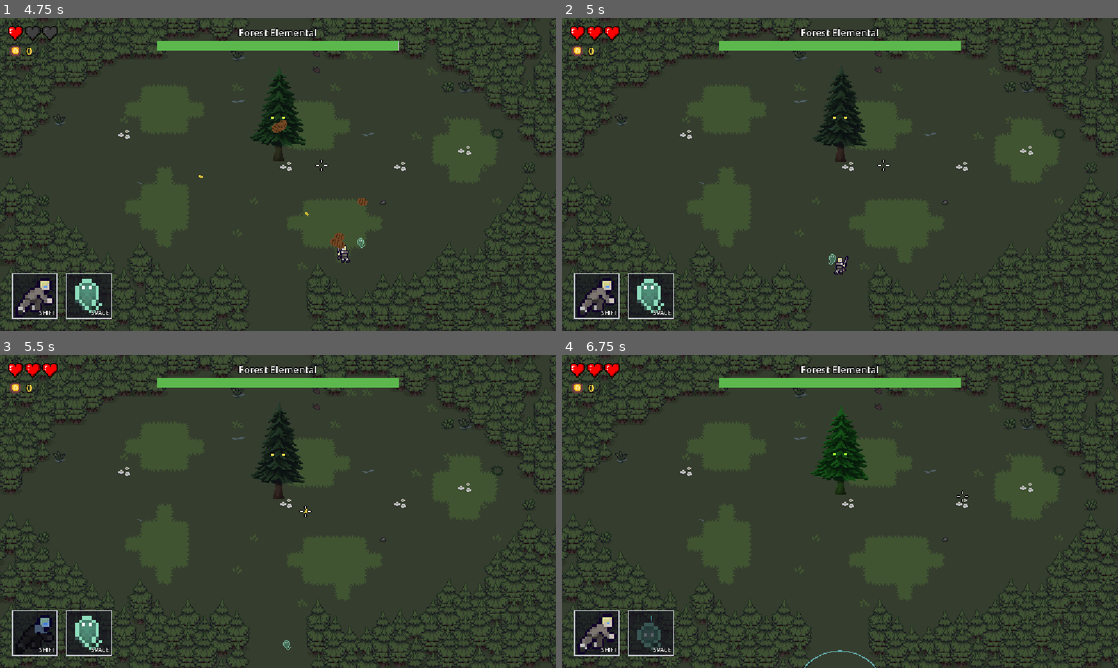
Above: before the commit, frames 1-4 (two rows, left to right).
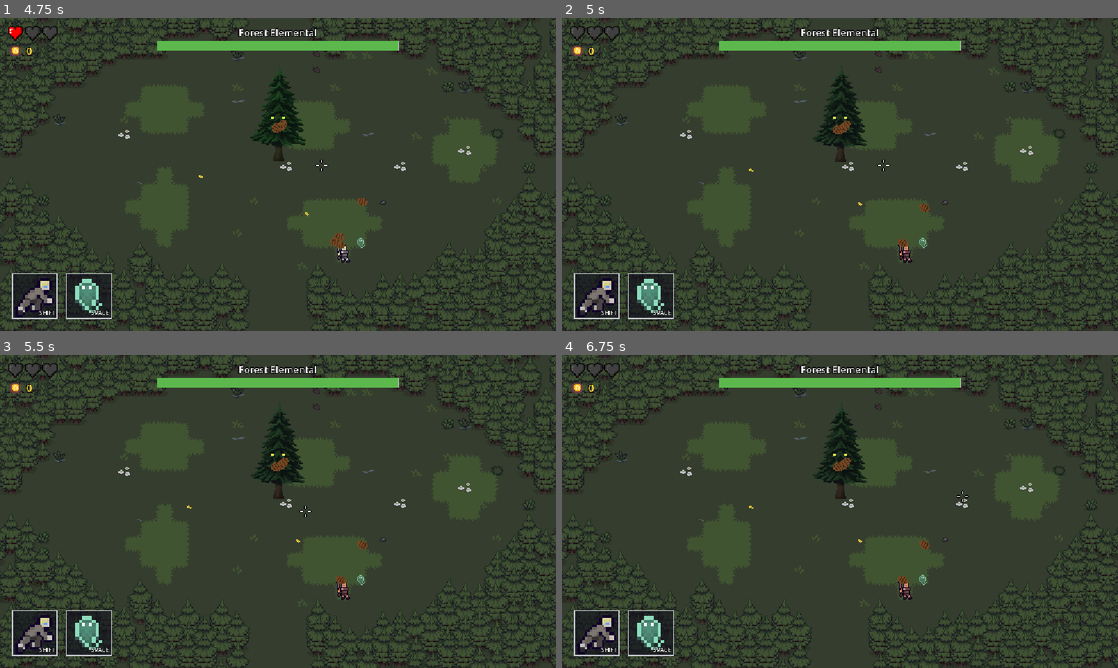
Above: after the commit, the same moments.

Repository: Silgnis/Game-Design-Project
Game: Godot game, scene res://Scenes/Rooms/boss_arena_test.tscn
The game is run twice, just before and just after one commit, with the same random seed, the same clock (stepped at 60 frames per second) and the same inputs. This scene is started directly instead of the project's main scene. Sound files missing from this copy of the repository are replaced by a short silence.
Inputs (mouse positions are in pixels of both pictures, inside the frame that each line leads up to):
- Up to frame 1 (4.75 s): tap Enter (ui_accept) at 0.5, 0.77, 3.77 s; move the mouse to (400, 158) at 0.52 s; press the mouse at (400, 158) at 0.53 s; hold Right (right) 0.53-1.25 s; release the mouse at (400, 158) at 1.25 s; drag from (166, 190) to (344, 252) at 1.27 s; move the mouse to (333, 105) at 2.02 s; hold Right (right) 2.03-2.75 s; hold E (interact) 2.03-2.75 s; drag from (250, 237) to (316, 140) at 2.77 s; move the mouse to (444, 221) at 3.52 s; hold Left (left) 3.53-4.25 s; hold Tab 3.53-4.25 s; tap Escape (pause) at 4.15 s; drag from (111, 127) to (322, 165) at 4.27 s
- Up to frame 2 (5 s): no input
- Up to frame 3 (5.5 s): move the mouse to (305, 511) at 5.02 s; hold Down (down) from 5.03 s (still down); tap Shift (dash) at 5.1 s; click (305, 511) at 5.17 s
- Up to frame 4 (6.75 s): release Down (down) at 5.75 s; drag from (756, 433) to (728, 527) at 5.77 s; move the mouse to (962, 495) at 6.52 s; hold Up (ui_up) from 6.53 s (still down); tap Space (myling) at 6.6 s

Frame 1 is identical in both runs. In frame 2, 0.7% of the frame differs, in the area x 1-72%, y 2-82%; in frame 3, 1.0%; in frame 4, 1.6%, in the area x 1-72%, y 2-100%.
Error after the commit: Attempt to call function 'show' in base 'null instance' on a null instance. (res://Scripts/player_new.gd:320)

Commit message:
added death menu

Diff:
--- a/Scenes/Menus/MainMenu.tscn
+++ b/Scenes/Menus/MainMenu.tscn
@@ -78,7 +78,7 @@
 theme = SubResource("Theme_uv623")
 text = "Quit"
 
-[node name="Label" type="Label" parent="MarginContainer" unique_id=1409325068]
+[node name="Title" type="Label" parent="MarginContainer" unique_id=1409325068]
 layout_mode = 2
 offset_transform_enabled = true
 offset_transform_position = Vector2(0, 150)
--- /dev/null
+++ b/Scenes/Menus/death_menu.tscn
@@ -0,0 +1,50 @@
+[gd_scene format=3 uid="uid://bqomn74ru4cnl"]
+
+[ext_resource type="Script" uid="uid://bnglecm57tyxf" path="res://Scripts/death_menu.gd" id="1_eawuk"]
+[ext_resource type="FontFile" uid="uid://cgmxuumocyl8e" path="res://Resources/Custom Assets/Font/boldpixels.ttf" id="2_eawuk"]
+
+[node name="DeathMenu" type="Control" unique_id=1891839749]
+process_mode = 3
+layout_mode = 3
+anchors_preset = 15
+anchor_right = 1.0
+anchor_bottom = 1.0
+offset_left = -63.0
+offset_top = -32.0
+offset_right = -1087.0
+offset_bottom = -609.0
+grow_horizontal = 2
+grow_vertical = 2
+script = ExtResource("1_eawuk")
+
+[node name="MarginContainer" type="MarginContainer" parent="." unique_id=1612500340]
+layout_mode = 0
+offset_right = 216.0
+offset_bottom = 111.0
+
+[node name="VBoxContainer" type="VBoxContainer" parent="MarginContainer" unique_id=129564552]
+layout_mode = 2
+
+[node name="Label" type="Label" parent="MarginContainer/VBoxContainer" unique_id=115768178]
+layout_mode = 2
+theme_override_colors/font_color = Color(1, 0, 0, 1)
+theme_override_fonts/font = ExtResource("2_eawuk")
+theme_override_font_sizes/font_size = 40
+text = "You died"
+horizontal_alignment = 1
+vertical_alignment = 1
+
+[node name="Restart" type="Button" parent="MarginContainer/VBoxContainer" unique_id=1854584054]
+layout_mode = 2
+theme_override_fonts/font = ExtResource("2_eawuk")
+text = "Restart
+"
+
+[node name="Quit" type="Button" parent="MarginContainer/VBoxContainer" unique_id=187389708]
+layout_mode = 2
+theme_override_fonts/font = ExtResource("2_eawuk")
+text = "Quit
+"
+
+[connection signal="pressed" from="MarginContainer/VBoxContainer/Restart" to="." method="_on_restart_pressed"]
+[connection signal="pressed" from="MarginContainer/VBoxContainer/Quit" to="." method="_on_quit_pressed"]
--- a/Scenes/Rooms/world_new.tscn
+++ b/Scenes/Rooms/world_new.tscn
@@ -8,6 +8,7 @@
 [ext_resource type="PackedScene" uid="uid://r0wha1du3xq5" path="res://Scenes/myling_ghost.tscn" id="6_ghost"]
 [ext_resource type="Script" uid="uid://bbw6at1hx2wti" path="res://Scripts/minimap.gd" id="7_minimap"]
 [ext_resource type="PackedScene" uid="uid://d3q8x4ph012ya" path="res://Scenes/Menus/PauseMenu.tscn" id="17_61pkf"]
+[ext_resource type="PackedScene" uid="uid://bqomn74ru4cnl" path="res://Scenes/Menus/death_menu.tscn" id="19_5sjgs"]
 [ext_resource type="PackedScene" path="res://Scenes/Rooms/room3_new.tscn" id="room3"]
 [ext_resource type="PackedScene" path="res://Scenes/Rooms/room4_new.tscn" id="room4"]
 [ext_resource type="PackedScene" path="res://Scenes/Rooms/room5_new.tscn" id="room5"]
@@ -90,3 +91,10 @@
 grow_vertical = 2
 mouse_filter = 2
 script = ExtResource("7_minimap")
+
+[node name="DeathMenu" parent="HUD" unique_id=775556556 instance=ExtResource("19_5sjgs")]
+visible = false
+offset_left = 479.0
+offset_top = 289.0
+offset_right = -545.0
+offset_bottom = -288.0
--- /dev/null
+++ b/Scripts/death_menu.gd
@@ -0,0 +1,11 @@
+extends Control
+
+func _on_restart_pressed() -> void:
+	self.hide()
+	get_tree().paused = false
+	var player = get_node("/root/Main/World/Player")
+	GameManager.save_player_state(player.max_health, player.currency)
+	NavigationManager.respawn_player()
+
+func _on_quit_pressed() -> void:
+	get_tree().quit()
--- a/Scripts/player_new.gd
+++ b/Scripts/player_new.gd
@@ -12,7 +12,6 @@
 @onready var player_ui: PlayerUI = $PlayerUI
 @onready var myling_area: Area2D = $Myling_range
 @onready var myling_shape: CollisionShape2D = $Myling_range/CollisionShape2D
-
 # The rifle flips itself when aiming left (see gun.gd); the body follows it
 @onready var rifle: Sprite2D = get_node_or_null("Gun/rifle")
 @export var gun_flipped_offset_x: float = -10.0 # Adjust this value so that gun stays in player's hands
@@ -317,5 +316,5 @@
 	tween.tween_property(self, "modulate", Color.WHITE, 0.1)
 
 func die() -> void:
-	GameManager.save_player_state(max_health, currency)
-	NavigationManager.respawn_player()
+	get_tree().paused = true
+	get_node("/root/Main/World/HUD/DeathMenu").show()
Not shown: 1 places in Scenes/Rooms/room1_new.tscn that only renumber resources
Not shown, added: Scripts/death_menu.gd.uid
